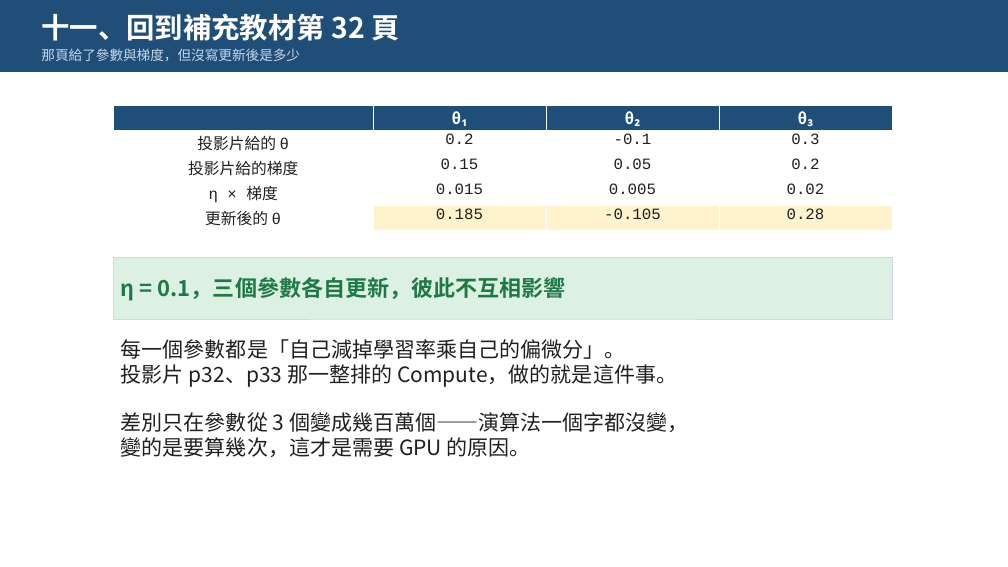
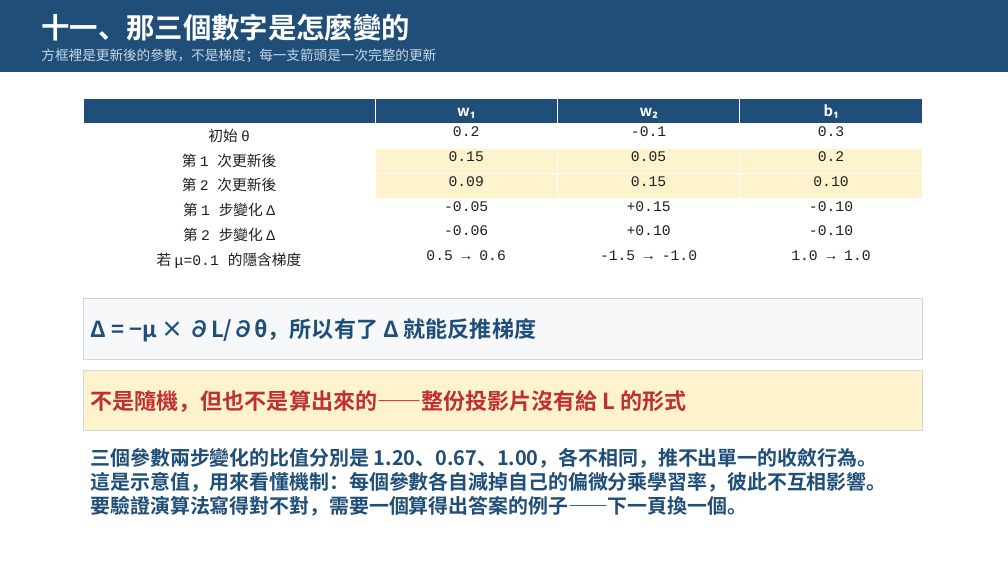
Before and after one commit to pychang-ai/115-1_DLMA, a slide deck: slide 3 of topics/gradient-descent/課外主題_梯度下降法.pptx (slide 12 before the commit). Drawn at 1008x567 pixels with LibreOffice and Linux fonts; fonts in the diff are those of the drawing. Boxes give left, top, right and bottom in pixels: in the first picture for what was removed or moved away, otherwise in the second. Text is boxed around its words. In the diff, an @@ line names an element or a change of style, - is before the commit and + after.

```diff
--- a/topics/gradient-descent/課外主題_梯度下降法.pptx
+++ b/topics/gradient-descent/課外主題_梯度下降法.pptx
@@ text at (41, 13, 410, 41): text changed @@
-十一、回到補充教材第 32 頁
+十一、那三個數字是怎麼變的
@@ text at (41, 48, 436, 62): text changed @@
-那頁給了參數與梯度，但沒寫更新後是多少
+方框裡是更新後的參數，不是梯度；每一支箭頭是一次完整的更新
@@ table at (83, 98, 922, 273) @@
-row 1:  | θ₁ | θ₂ | θ₃
-row 2: 投影片給的 θ | 0.2 | -0.1 | 0.3
-row 3: 投影片給的梯度 | 0.15 | 0.05 | 0.2
-row 4: η × 梯度 | 0.015 | 0.005 | 0.02
-row 5: 更新後的 θ | 0.185 | -0.105 | 0.28
+row 1:  | w₁ | w₂ | b₁
+row 2: 初始 θ | 0.2 | -0.1 | 0.3
+row 3: 第 1 次更新後 | 0.15 | 0.05 | 0.2
+row 4: 第 2 次更新後 | 0.09 | 0.15 | 0.10
+row 5: 第 1 步變化 Δ | -0.05 | +0.15 | -0.10
+row 6: 第 2 步變化 Δ | -0.06 | +0.10 | -0.10
+row 7: 若 μ=0.1 的隱含梯度 | 0.5 → 0.6 | -1.5 → -1.0 | 1.0 → 1.0
@@ table: place and size @@
-table at (113, 106, 892, 231)
+table at (83, 98, 922, 273)
@@ rectangle removed at (113, 257, 892, 319) @@
-η = 0.1，三個參數各自更新，彼此不互相影響
@@ rectangle added at (83, 299, 923, 359), fill #F6F8FA, outline #D0D7DE 0.75 pt, 21 pt, text #1F4E79, bold @@
+Δ = −μ × ∂L/∂θ，所以有了 Δ 就能反推梯度
@@ text removed at (121, 339, 689, 457) @@
-每一個參數都是「自己減掉學習率乘自己的偏微分」。
-投影片 p32、p33 那一整排的 Compute，做的就是這件事。
-差別只在參數從 3 個變成幾百萬個——演算法一個字都沒變，
-變的是要算幾次，這才是需要 GPU 的原因。
@@ rectangle added at (83, 371, 923, 431), fill #FFF3CD, outline #D0D7DE 0.75 pt, 21 pt, text #C03030, bold @@
+不是隨機，但也不是算出來的——整份投影片沒有給 L 的形式
@@ text added at (91, 448, 887, 516), 19 pt, text #1F4E79, bold @@
+三個參數兩步變化的比值分別是 1.20、0.67、1.00，各不相同，推不出單一的收斂行為。
+這是示意值，用來看懂機制：每個參數各自減掉自己的偏微分乘學習率，彼此不互相影響。
+要驗證演算法寫得對不對，需要一個算得出答案的例子——下一頁換一個。
```
Also in this commit, not shown: 3 other slides changed, 3 other files.
